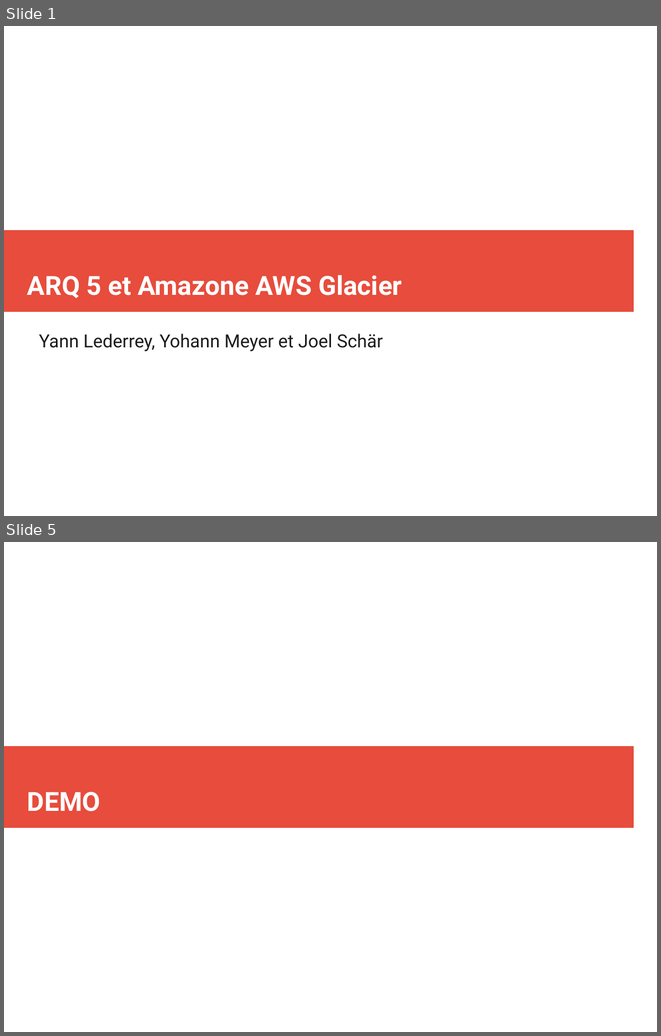
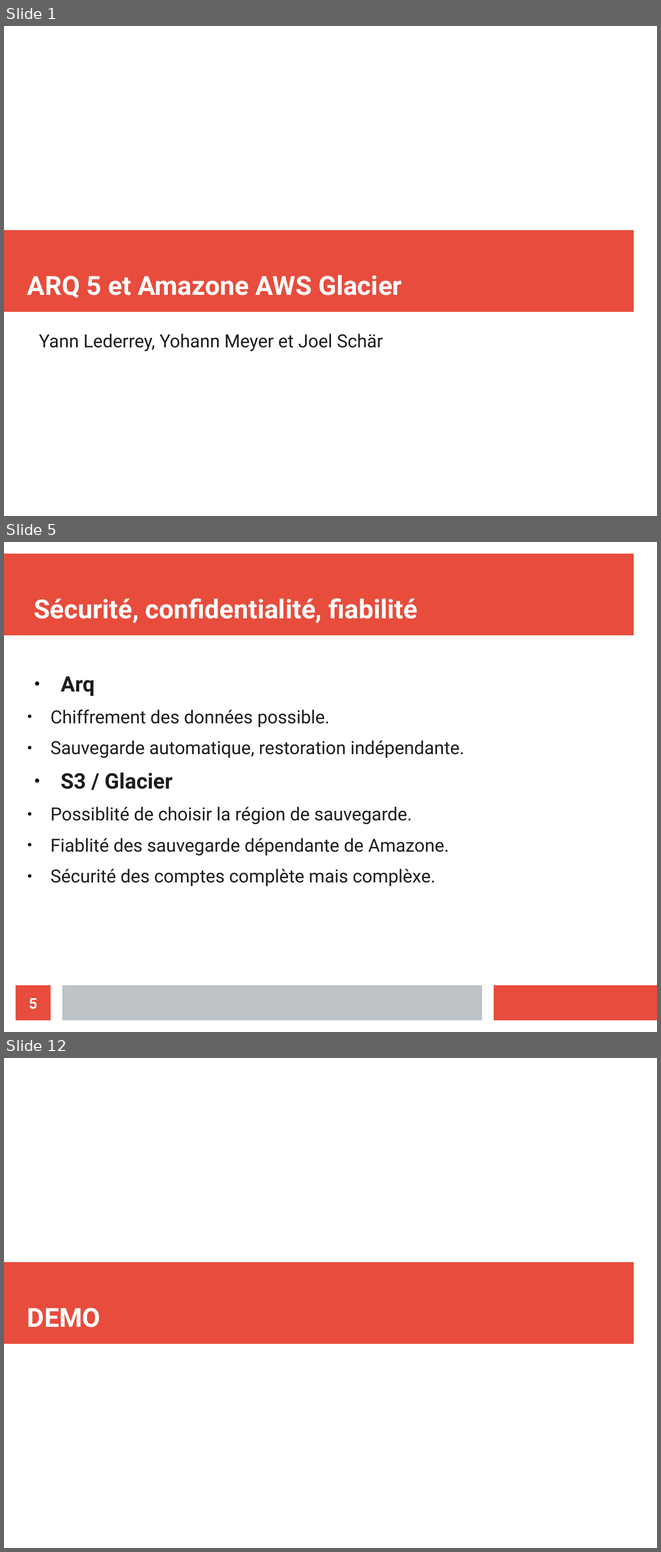
Before and after one commit to Nyahon/AIT, a slide deck: AIT_Amazon_Presentation.odp. Shown one above the other, each under a label of ours: slides 1 and 5 before the commit, slides 1, 5 and 12 after it; the slides between them are not shown. The pictures are 661x1036 and 661x1552 pixels, drawn with LibreOffice and Linux fonts; fonts in the diff are those of the drawing. Boxes give left, top, right and bottom in pixels: in the first picture for what was removed or moved away, otherwise in the second. Text is boxed around its words. In the diff, an @@ line names an element or a change of style, - is before the commit and + after.

```diff
--- a/AIT_Amazon_Presentation.odp
+++ b/AIT_Amazon_Presentation.odp
@@ slide 5 added at (x1=4, y1=542, x2=657, y2=1032), background #FFFFFF @@
@@ rectangle added at (x1=4, y1=554, x2=634, y2=636), fill #E74C3C @@
@@ title added at (x1=34, y1=598, x2=417, y2=623), 32 pt, text #FFFFFF, bold @@
+Sécurité, confidentialité, fiabilité
@@ text added at (x1=51, y1=676, x2=465, y2=886), 22 pt, text #1C1C1C @@
+● Arq
+  ● Chiffrement des données possible.
+  ● Sauvegarde automatique, restoration indépendante.
+● S3 / Glacier
+  ● Possiblité de choisir la région de sauvegarde.
+  ● Fiablité des sauvegarde dépendante de Amazone.
+  ● Sécurité des comptes complète mais complèxe.
@@ page number added at (x1=16, y1=985, x2=51, y2=1020), fill #E74C3C, 18 pt, text #FFFFFF, bold @@
+5
@@ rectangle added at (x1=62, y1=985, x2=482, y2=1020), fill #BDC3C7 @@
@@ rectangle added at (x1=494, y1=985, x2=657, y2=1020), fill #E74C3C @@
@@ what was slide 5 is now slide 12 @@
```
Also in this commit, not shown: 1 slide changed, 8 other slides added, 2 slides removed.
